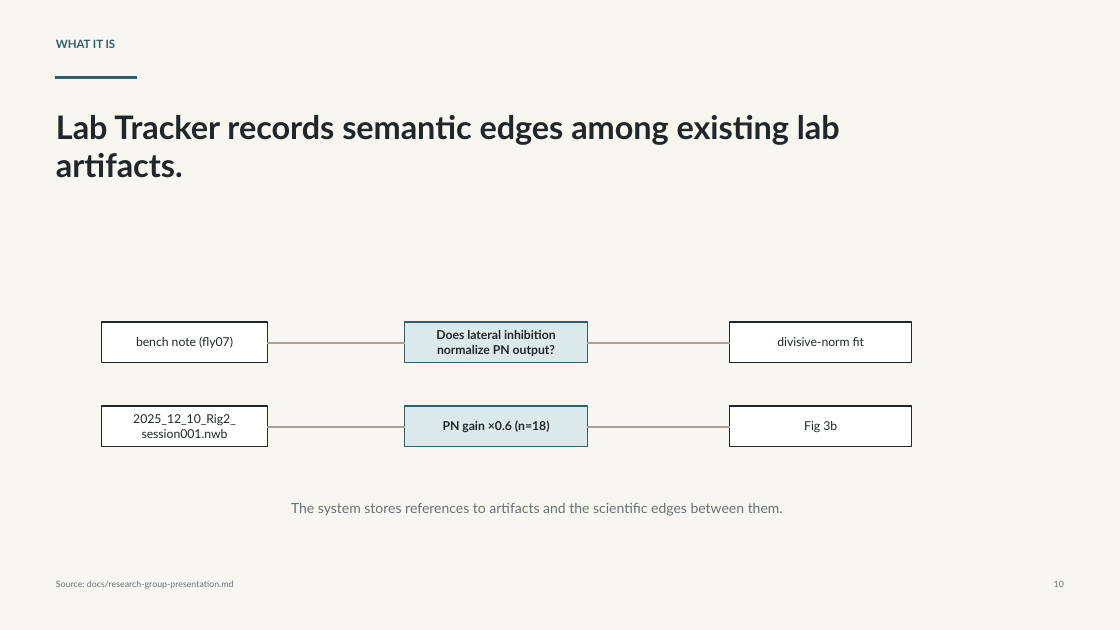
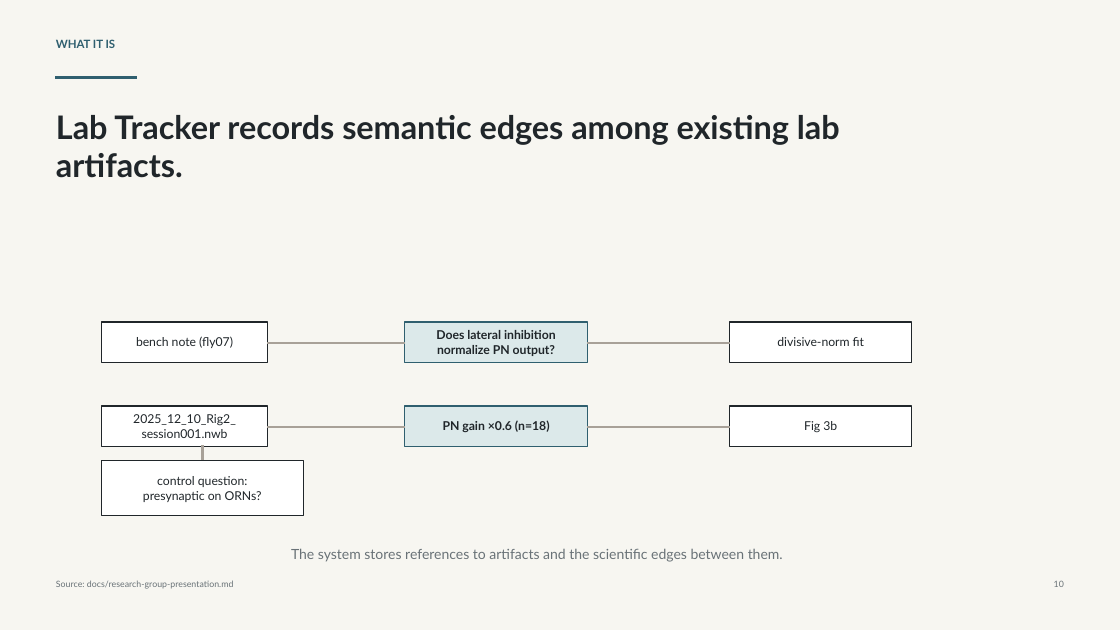
Before and after one commit to SamuelBrudner/lab-tracker, a slide deck: slide 10 of outputs/019e93bf-5861-7ba2-af6a-d3677b8793cd/presentations/lab-tracker-research-group/output/lab-tracker-research-group-presentation.pptx. Drawn at 1120x630 pixels with LibreOffice and Linux fonts; fonts in the diff are those of the drawing. Boxes give left, top, right and bottom in pixels: in the first picture for what was removed or moved away, otherwise in the second. Text is boxed around its words. In the diff, an @@ line names an element or a change of style, - is before the commit and + after.

```diff
--- a/outputs/019e93bf-5861-7ba2-af6a-d3677b8793cd/presentations/lab-tracker-research-group/output/lab-tracker-research-group-presentation.pptx
+++ b/outputs/019e93bf-5861-7ba2-af6a-d3677b8793cd/presentations/lab-tracker-research-group/output/lab-tracker-research-group-presentation.pptx
@@ rectangle added at box(202, 446, 203, 460), fill #A8A198, outline #A8A198 0 pt @@
@@ rectangle added at box(102, 460, 303, 516), fill #FFFFFF, outline #20262A 0.9 pt @@
@@ text added at box(143, 476, 262, 502), 10.5 pt, text #20262A @@
+control question:
+presynaptic on ORNs?
@@ text "The system stores references to ...": place and size @@
-text "The system stores references to ..." at box(291, 502, 783, 516)
+text "The system stores references to ..." at box(291, 548, 783, 562)
```
Also in this commit, not shown: 1 other file.
